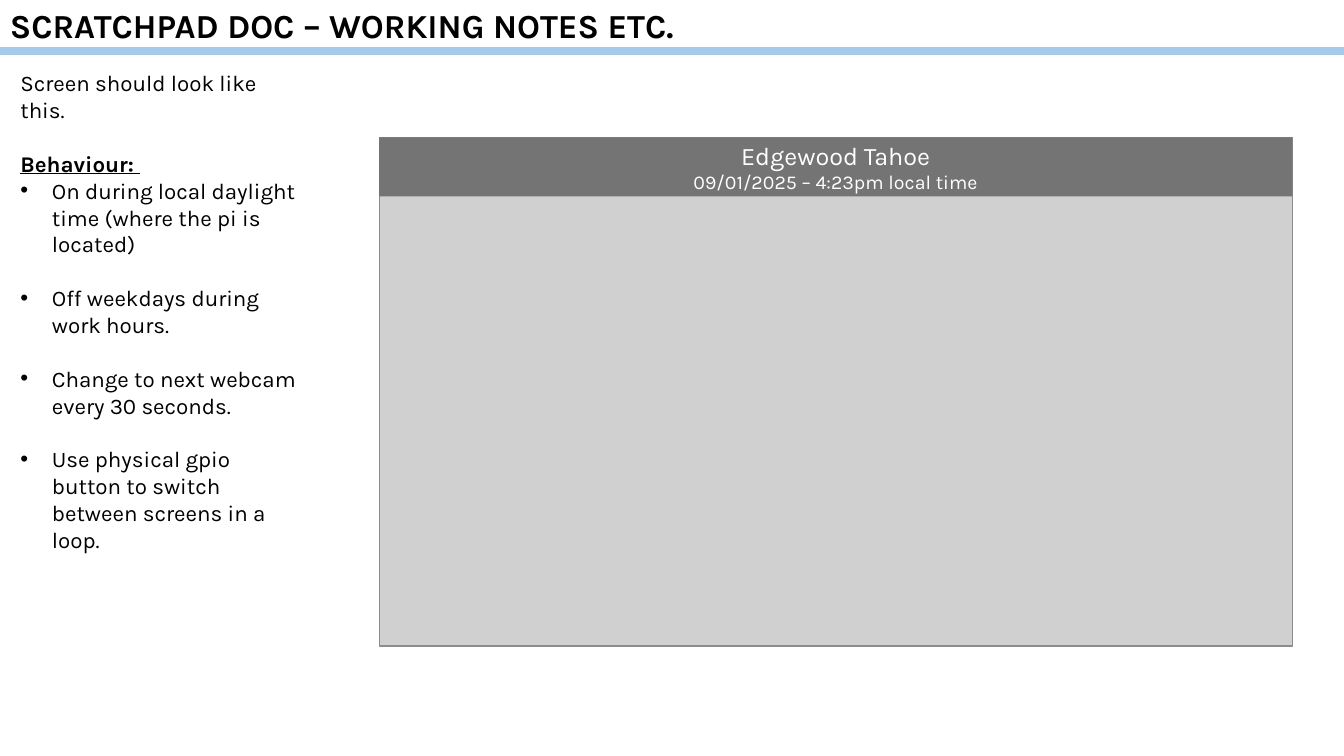
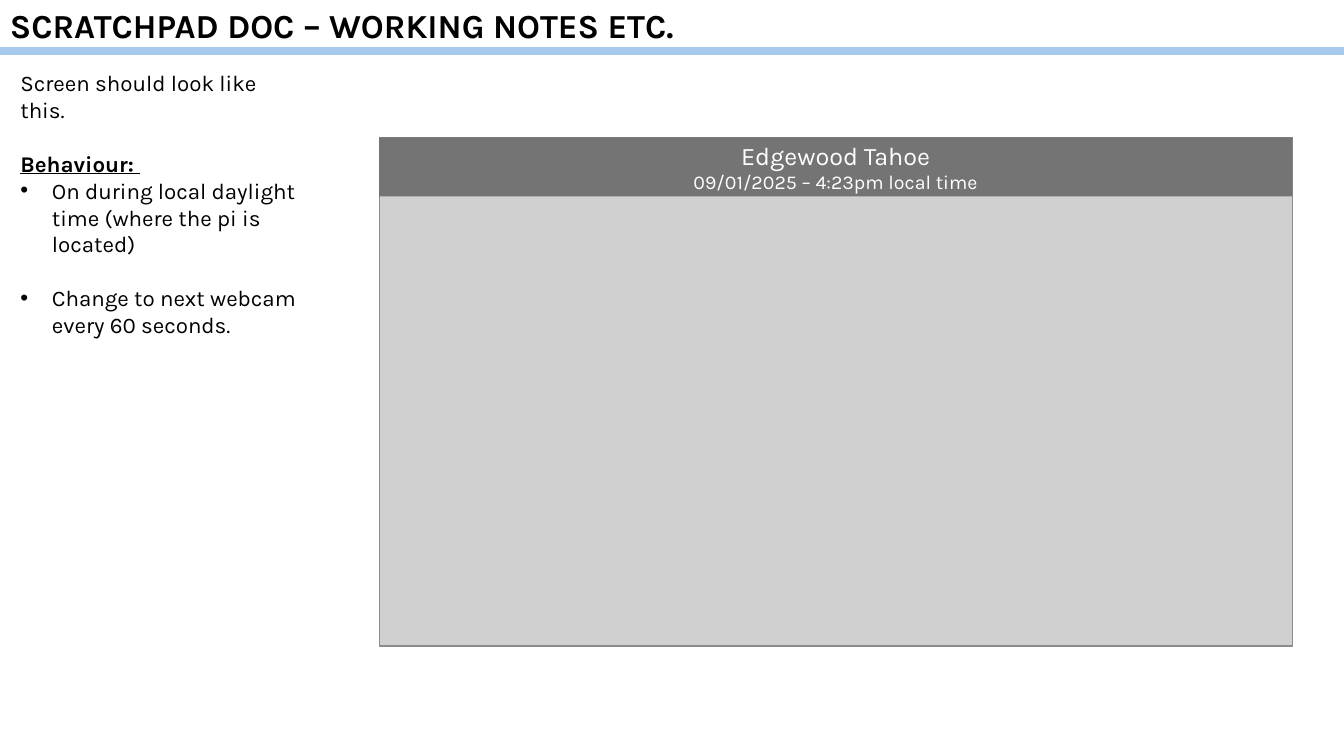
Before and after one commit to lrpalmer27/WebCamCycler, a slide deck: slide 1 of SCRATCHPAD.pptx. Drawn at 1344x756 pixels with LibreOffice and Linux fonts; fonts in the diff are those of the drawing; grey boxes stand for pictures. Boxes give left, top, right and bottom in pixels: in the first picture for what was removed or moved away, otherwise in the second. Text is boxed around its words. In the diff, an @@ line names an element or a change of style, - is before the commit and + after.

Commit message:
update behaviour target wording

```diff
--- a/SCRATCHPAD.pptx
+++ b/SCRATCHPAD.pptx
@@ text at (x1=52, y1=290, x2=296, y2=339): text changed @@
-• Off weekdays during work hours.
-• Change to next webcam every 30 seconds.
-• Use physical gpio button to switch between screens in a loop.
+• Change to next webcam every 60 seconds.
```
